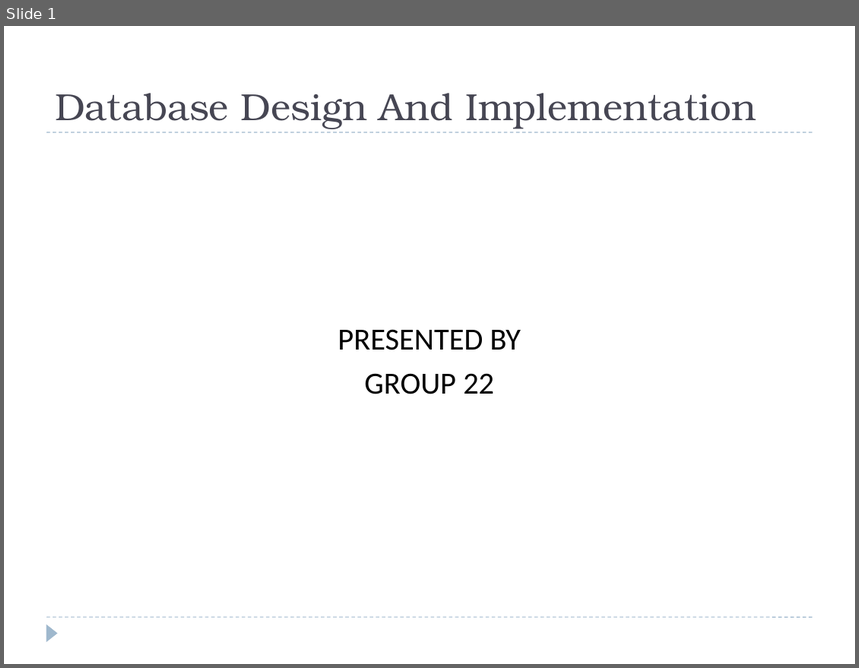
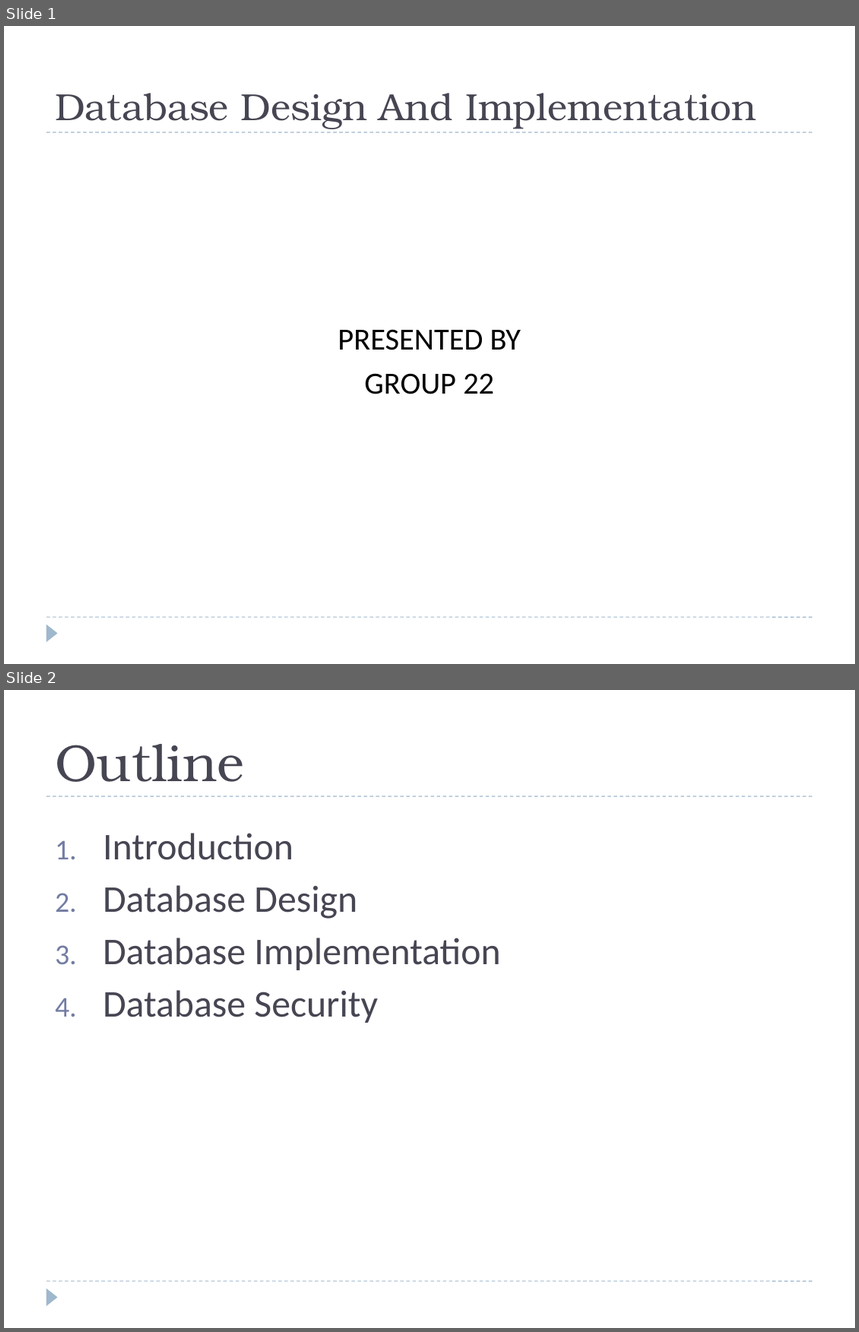
Before and after one commit to JIM440/CEF440-group-22, a slide deck: Task 6/Group_22.pptx. Shown one above the other, each under a label of ours: slide 1 before the commit, slides 1 and 2 after it. The pictures are 859x668 and 859x1332 pixels, drawn with LibreOffice and Linux fonts; fonts in the diff are those of the drawing. Boxes give left, top, right and bottom in pixels: in the first picture for what was removed or moved away, otherwise in the second. Text is boxed around its words. In the diff, an @@ line names an element or a change of style, - is before the commit and + after.

```diff
--- a/Task 6/Group_22.pptx
+++ b/Task 6/Group_22.pptx
@@ slide 2 added at [4, 690, 855, 1328], background #FFFFFF; not listed: 3 template elements that a slide beside it also shows @@
@@ title added at [55, 744, 244, 782], 44 pt, text #464653 @@
+Outline
@@ text added at [103, 833, 500, 1023], 32 pt, text #464653 @@
+1. Introduction
+2. Database Design
+3. Database Implementation
+4. Database Security
```
Also in this commit, not shown: 1 slide changed, 20 other slides added, 1 slide removed, 3 other files.
